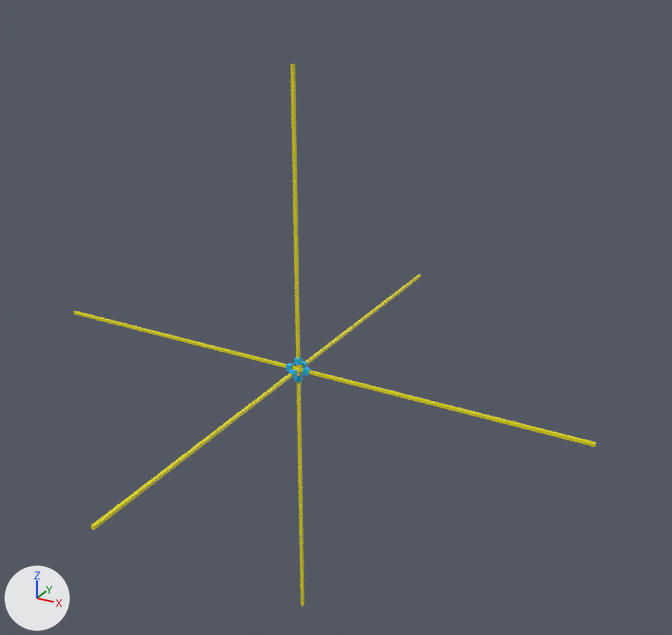
Two versions of the glTF model energeticAlpaca/3d/axesBoxes.gltf, one commit apart.
One viewpoint serves both versions: a camera (50 mm lens) standing at (146.0, -240.0, 142.0) and looking at (8.0, 12.0, 16.0). The lights are fixed; the arrows at lower left show +X, +Y and +Z. Where no turn or scale is listed for an object, it has been applied to the vertices.
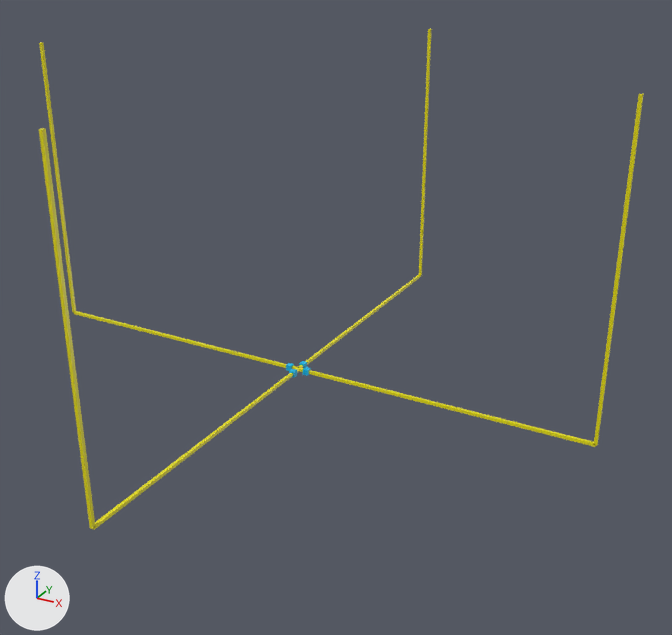
Boxes [x1, y1, x2, y2] around the edits, measured in the pictures (672 x 635 px):
'Cube', moved
    before: [291, 64, 300, 369]
    after: [594, 94, 644, 446]
'Cube.009', recoloured, moved, rescaled, turned
    before: [294, 357, 302, 365]
    after: [39, 128, 96, 529]
'Cube.005', moved, turned
    before: [297, 372, 304, 606]
    after: [419, 29, 432, 275]
'Cube.011', recoloured, moved, rescaled, turned
    before: [294, 374, 303, 382]
    after: [39, 42, 76, 312]

What changed in the scene script:
```text
Add mat_material_012:
    mat_material_012 = principled_material('Material.012')
    mat_material_012.base_color = (0.8, 0.728, 0.0)  # yellow #e7de00
    mat_material_012.roughness = 0.4
Add mat_material_011:
    mat_material_011 = principled_material('Material.011')
    mat_material_011.base_color = (0.8, 0.728, 0.0)  # yellow #e7de00
    mat_material_011.roughness = 0.4
Change me_cube_009:
    where me_cube_009.from_pydata(...)  # 8 vertices, 12 faces; spans x -1.0..1.0, y -1.0..1.0, z -1.0..1.0
    remove me_cube_009.materials.append(mat_material_006)  # cyan #00b6e7
    add me_cube_009.materials.append(mat_material_011)  # yellow #e7de00
Change me_cube_011:
    where me_cube_011.from_pydata(...)  # 8 vertices, 12 faces; spans x -1.0..1.0, y -1.0..1.0, z -1.0..1.0
    remove me_cube_011.materials.append(mat_material_006)  # cyan #00b6e7
    add me_cube_011.materials.append(mat_material_012)  # yellow #e7de00
Change ob_cube:
    ob_cube.location: (0.0, 0.0, 50.0) -> (100.0, 0.0, 50.0)
Change ob_cube_005:
    ob_cube_005.rotation_euler: (0.0, 3.142, 0.0) -> (0.0, 0.0, 0.0)  # degrees (0, 180, 0) -> degrees (0, 0, 0)
    ob_cube_005.location: (0.0, 0.0, -50.0) -> (0.0, 100.0, 50.0)
Change ob_cube_009:
    ob_cube_009.rotation_euler: (1.571, 0.0, 0.0) -> (0.0, 0.0, 0.0)  # degrees (90, 0, 0) -> degrees (0, 0, 0)
    ob_cube_009.location: (0.0, 0.0, 3.3) -> (0.0, -100.0, 50.0)
    ob_cube_009.scale: (1.0, 1.0, 1.0) -> (0.5, 0.5, 50.0)
Change ob_cube_011:
    ob_cube_011.rotation_euler: (-1.571, 0.0, -3.142) -> (0.0, 0.0, 0.0)  # degrees (-90, 0, -180) -> degrees (0, 0, 0)
    ob_cube_011.location: (0.0, 0.0, -3.3) -> (-100.0, 0.0, 50.0)
    ob_cube_011.scale: (1.0, 1.0, 1.0) -> (0.5, 0.5, 50.0)
```
